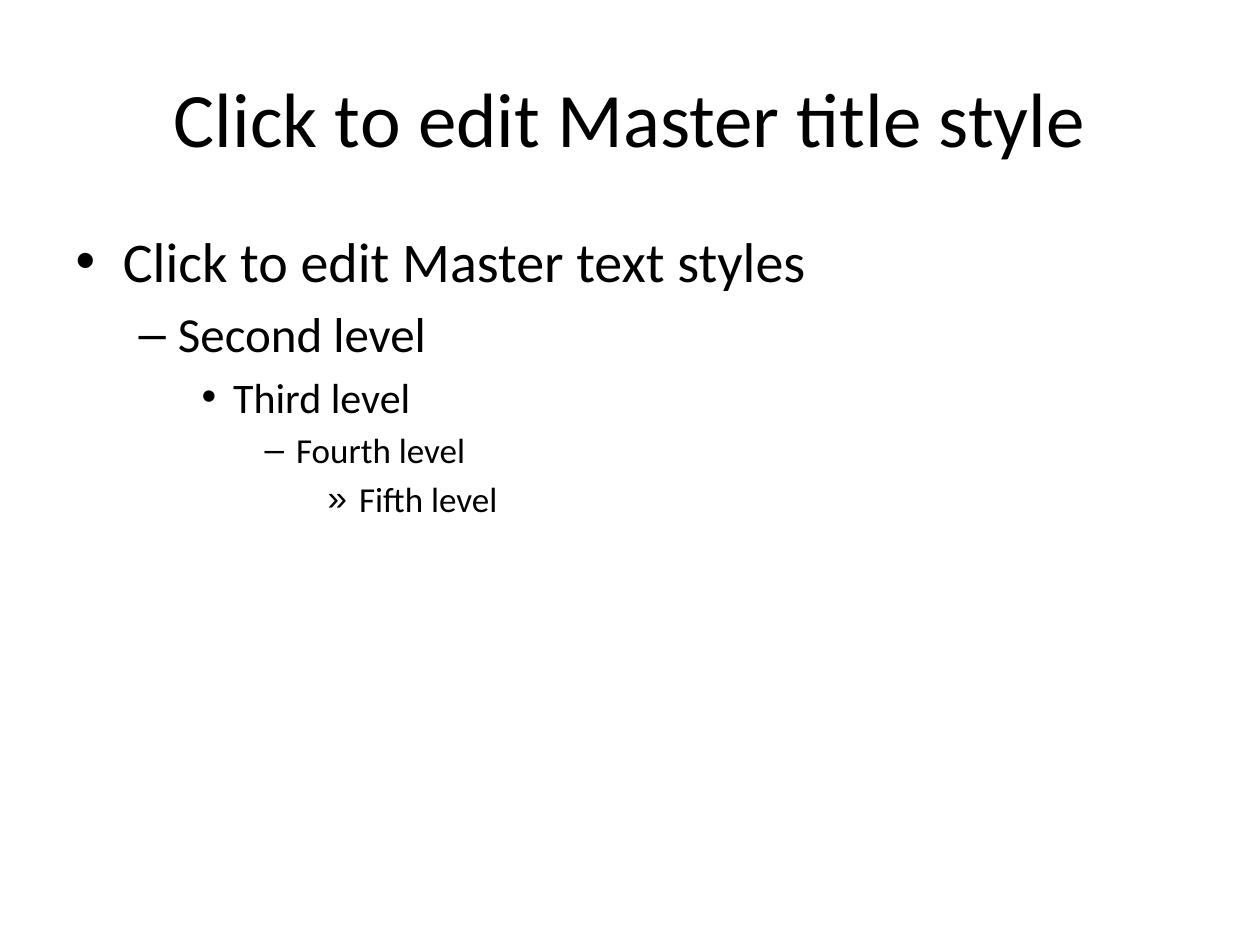
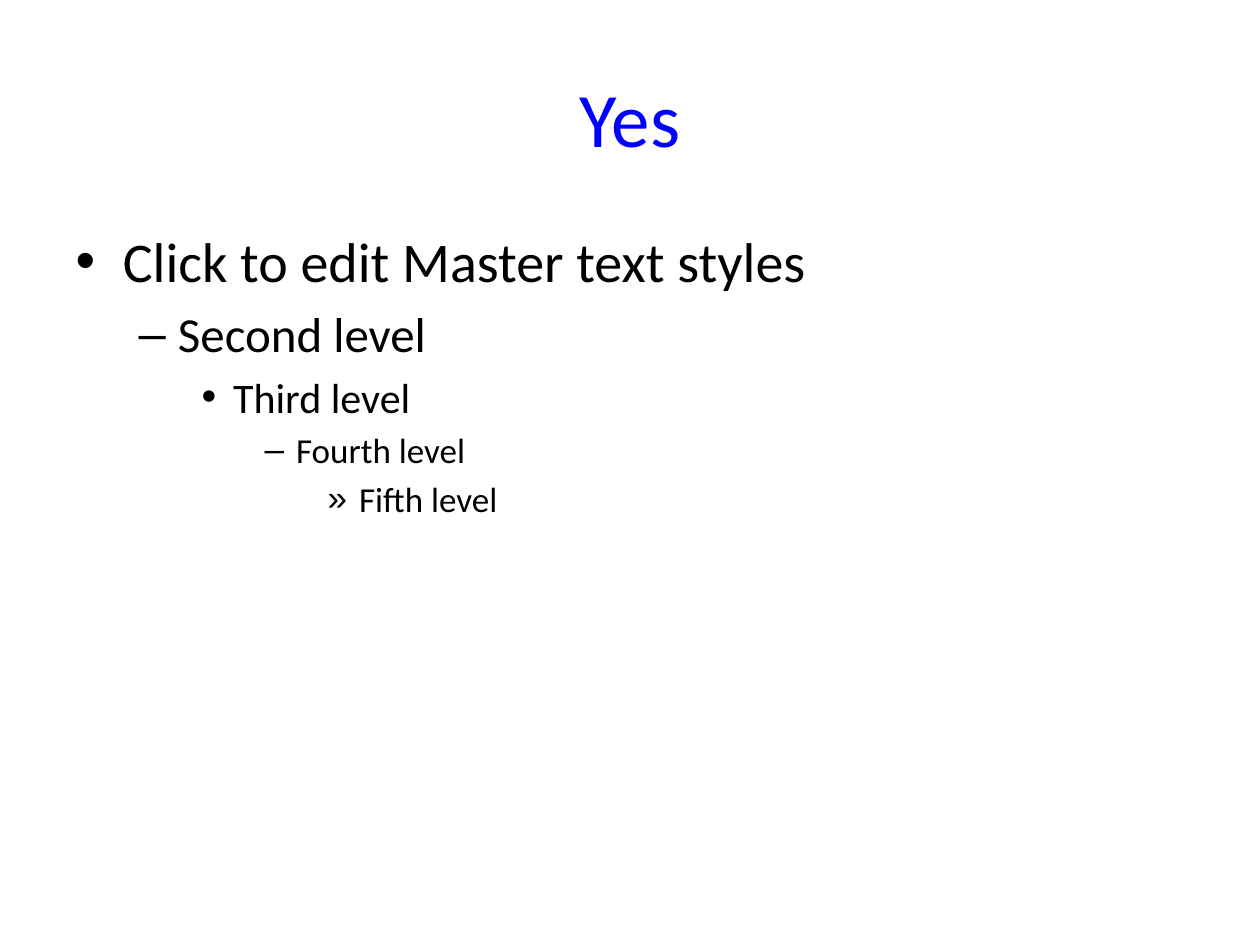
Before and after one commit to monstrotac/JsonConverterProject, a slide deck: slide 2 of JsonConverter/src/main/resources/OutputFolder/test.pptx. Drawn at 1260x945 pixels with LibreOffice and Linux fonts; fonts in the diff are those of the drawing. Boxes give left, top, right and bottom in pixels: in the first picture for what was removed or moved away, otherwise in the second. Text is boxed around its words. In the diff, an @@ line names an element or a change of style, - is before the commit and + after.

Commit message:
Titles are now supported.

```diff
--- a/JsonConverter/src/main/resources/OutputFolder/test.pptx
+++ b/JsonConverter/src/main/resources/OutputFolder/test.pptx
@@ title at bbox=[580, 97, 680, 148]: text changed; text colour #000000 to #0000FF @@
-Click to edit Master title style
+Yes
```
Also in this commit, not shown: 1 slide added, 1 slide removed, 8 other files.
